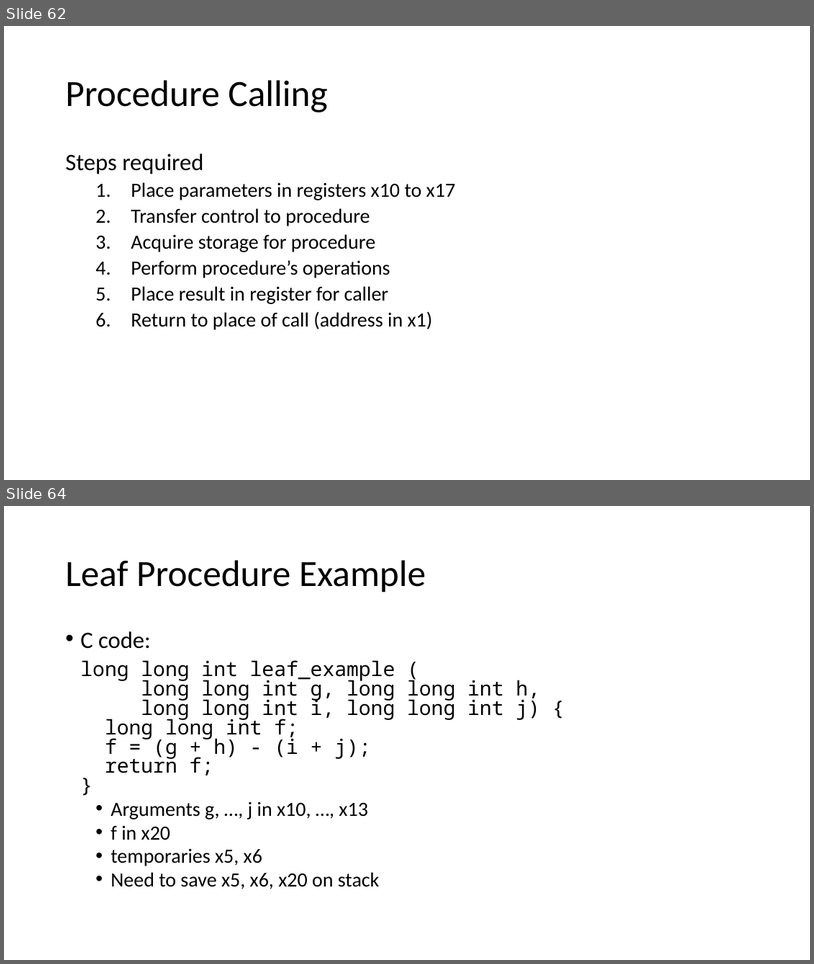
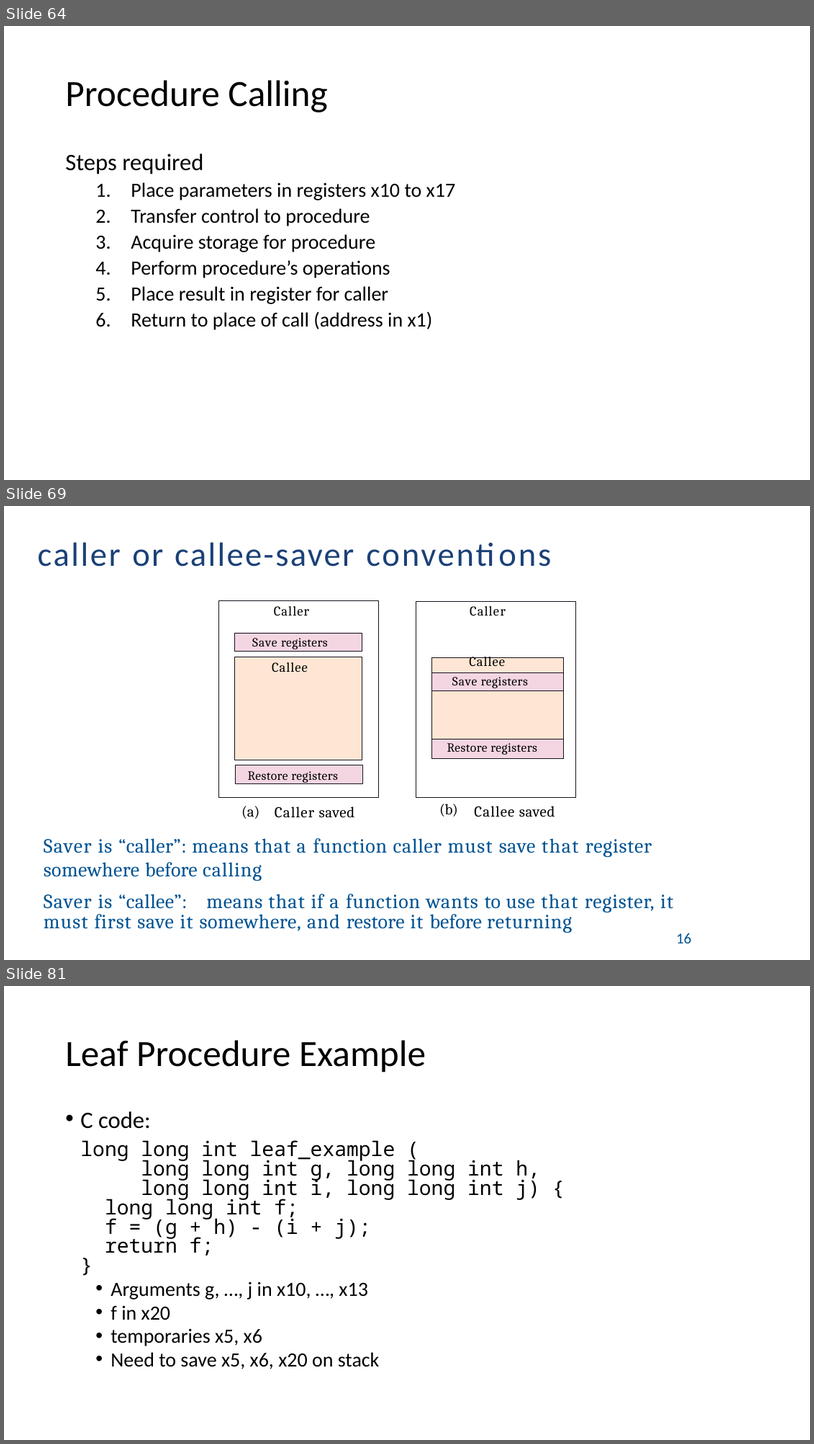
Before and after one commit to PG-DESD/CDAC_Sharing_Data, a slide deck: Microprocessor/TheoryLectures/RISC-V_Theory.pptx. Shown one above the other, each under a label of ours: slides 62 and 64 before the commit, slides 64, 69 and 81 after it; the slides between them are not shown. The pictures are 814x964 and 814x1444 pixels, drawn with LibreOffice and Linux fonts; fonts in the diff are those of the drawing. Boxes give left, top, right and bottom in pixels: in the first picture for what was removed or moved away, otherwise in the second. Text is boxed around its words. In the diff, an @@ line names an element or a change of style, - is before the commit and + after.

```diff
--- a/Microprocessor/TheoryLectures/RISC-V_Theory.pptx
+++ b/Microprocessor/TheoryLectures/RISC-V_Theory.pptx
@@ slide 69 added at box(4, 506, 810, 960), background #FFFFFF @@
@@ title added at box(38, 542, 354, 566), 40 pt, text #1B4078 @@
+caller or callee-saver conventions
@@ rectangle added at box(219, 601, 378, 798), outline #15111D 0.25 pt, 16 pt, text #000000 @@
+Caller
@@ freeform shape added at box(417, 601, 576, 798), outline #15111D 0.25 pt @@
@@ text added at box(470, 606, 506, 615), 16 pt, text #000000 @@
+Caller
@@ rectangle added at box(234, 633, 362, 651), fill #F4D6E2, outline #15111D 0.25 pt, 15 pt, text #000000 @@
+Save registers
@@ rectangle added at box(234, 656, 362, 759), fill #FFE6D4, outline #15111D 0.25 pt, 16 pt, text #000000 @@
+Callee
@@ table added at box(432, 657, 563, 758), 4 rows, 1 columns @@
+Callee
+Save registers
+
+Restore registers
@@ rectangle added at box(235, 765, 363, 784), fill #F4D6E2, outline #15111D 0.25 pt, 15 pt, text #000000 @@
+Restore registers
@@ text added at box(242, 806, 260, 818), 18 pt, text #000000 @@
+(a)
@@ text added at box(275, 806, 355, 817), 18 pt, text #000000 @@
+Caller saved
@@ text added at box(440, 803, 458, 816), 18 pt, text #000000 @@
+(b)
@@ text added at box(474, 806, 556, 816), 18 pt, text #000000 @@
+Callee saved
@@ text added at box(44, 838, 692, 943), 24 pt, text #005392 @@
+Saver is “caller”: means that a function caller must save that register somewhere before calling
+Saver is “callee”: means that if a function wants to use that register, it
+must first save it somewhere, and restore it before returning
+16
@@ what was slide 62 is now slide 64 @@
@@ what was slide 64 is now slide 81 @@
```
Also in this commit, not shown: 18 slides changed, 16 other slides added, 1 slide removed.
